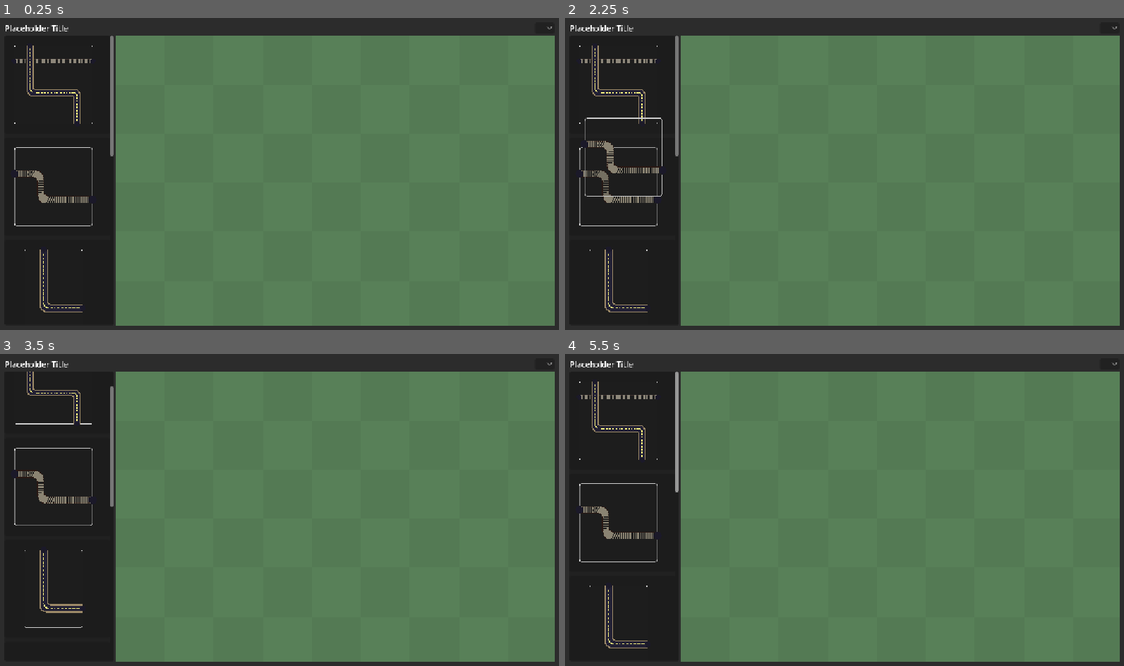
Above: before the commit, frames 1-4 (two rows, left to right).
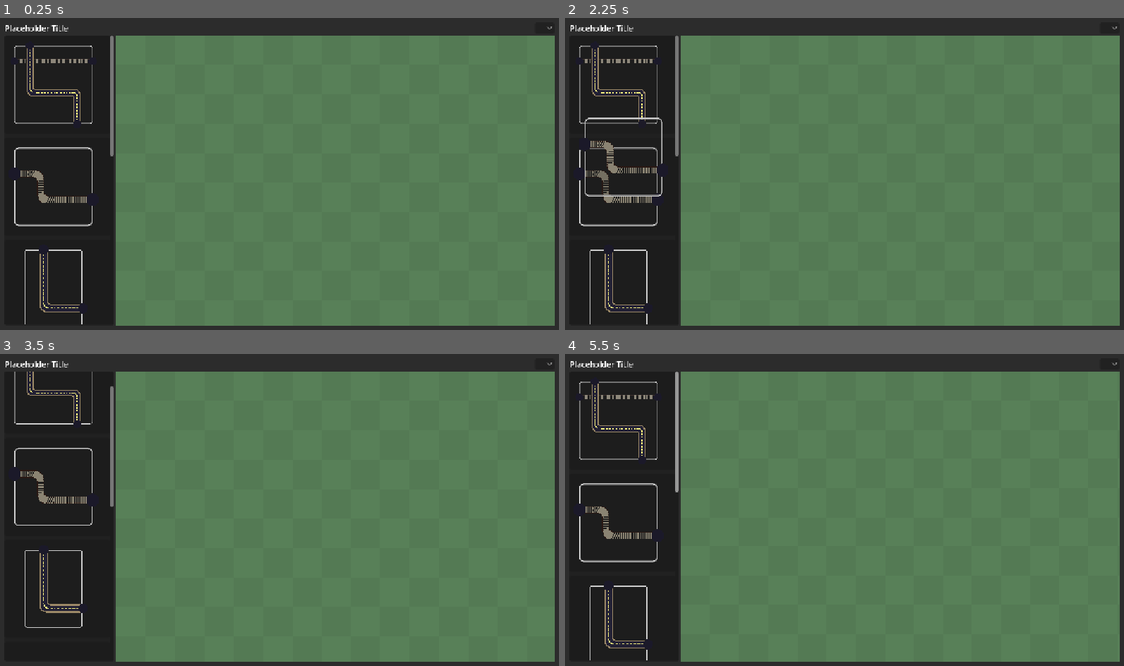
Above: after the commit, the same moments.

Repository: WishingWillow/photoshop-game
Game: Godot game, scene res://UI/ui.tscn
Same seed, same stepped clock (60 frames per second), same inputs: the game is played once before the commit and once after it.
Inputs (mouse positions are in pixels of both pictures, inside the frame that each line leads up to):
- Up to frame 1 (0.25 s): no input
- Up to frame 2 (2.25 s): tap Enter at 0.5 s; drag from (581, 46) to (581, 149) at 0.52 s; click (1107, 27) at 1.25 s; tap Space at 2 s; drag from (581, 149) to (581, 46) at 2.02 s
- Up to frame 3 (3.5 s): tap Enter at 2.75 s; move the mouse to (22, 584) at 2.77 s; hold Middle mouse button (camera_drag_mod) from 2.78 s (still down); click (22, 584) at 2.92 s; tap Mouse wheel down (zoom_out, bound only after the commit) at 3.05 s
- Up to frame 4 (5.5 s): release Middle mouse button (camera_drag_mod) at 3.5 s; tap Space at 3.5, 5 s; drag from (outside the picture) to (587, 550) at 3.52 s; tap Enter at 4.25 s; move the mouse to (1012, 556) at 4.27 s; hold Mouse wheel up (zoom_in, bound only after the commit) 4.28-5 s; click (1012, 556) at 4.42 s; tap Mouse wheel down (zoom_out, bound only after the commit) at 4.55 s; drag from (676, 463) to (760, 432) at 5.02 s

The runs differ from the first frame. In frame 1, 0.6% of the frame differs, in the area x 2-17%, y 8-99%; in frame 2, 0.7%, in the area x 2-18%, y 8-99%; in frame 3, 0.3%; in frame 4, 0.6%.

Commit message:
working playspace zoom

Diff:
--- a/Scripts/Global/consts.gd
+++ b/Scripts/Global/consts.gd
@@ -4,7 +4,7 @@
 
 ## The layer grid is different from the game canvas grid. UNIT_SCALE is how many canvas units
 ## equal to one layer unit.
-const UNIT_SCALE := 100
+const UNIT_SCALE := 60
 
 ## How wide the "wires" are in game canvas units.
 const WIRE_WIDTH := 5
--- a/Scripts/bounded_camera.gd
+++ b/Scripts/bounded_camera.gd
@@ -4,12 +4,13 @@
 var target_zoom : float = 1.0
 
 var mouse_pos : Vector2:
-	get: return get_viewport().get_mouse_position()
+	get: return Playspace.instance.get_global_mouse_position()
 var drag_pos : Vector2
 var dragging : bool = false
 var mouse_pos_before_zoom : Vector2
 const DEFAULT_ZOOM_MOD : float = 0.1
-const MAX_ZOOM : float = 10.0
+const MAX_ZOOM : float = 2.0
+const MIN_ZOOM : float = 0.6
 
 
 func lerp_zoom_in() -> void:
@@ -21,7 +22,7 @@
 
 
 func lerp_zoom(mod_diff) -> void:
-	target_zoom = clampf((1 + mod_diff) * target_zoom, 1.0, MAX_ZOOM)
+	target_zoom = clampf((1 + mod_diff) * target_zoom, MIN_ZOOM, MAX_ZOOM)
 
 
 func bounded_drag(mouse_delta : Vector2) -> void:
@@ -66,6 +67,11 @@
 	if event.is_action_released("camera_drag_mod"):
 		dragging = false
 
+	if event.is_action_pressed("zoom_in"):
+		lerp_zoom_in()
+	if event.is_action_pressed("zoom_out"):
+		lerp_zoom_out()
+
 	if dragging and event is InputEventMouseMotion:
 		bounded_drag(mouse_pos - drag_pos)
 		drag_pos = mouse_pos
--- a/project.godot
+++ b/project.godot
@@ -45,6 +45,16 @@
 "events": [Object(InputEventMouseButton,"resource_local_to_scene":false,"resource_name":"","device":-1,"window_id":0,"a …(253 unchanged characters)…
 ]
 }
+zoom_in={
+"deadzone": 0.2,
+"events": [Object(InputEventMouseButton,"resource_local_to_scene":false,"resource_name":"","device":-1,"window_id":0,"alt_pressed":false,"shift_pressed":false,"ctrl_pressed":false,"meta_pressed":false,"button_mask":8,"position":Vector2(406, 13),"global_position":Vector2(418, 73),"factor":1.0,"button_index":4,"canceled":false,"pressed":true,"double_click":false,"script":null)
+]
+}
+zoom_out={
+"deadzone": 0.2,
+"events": [Object(InputEventMouseButton,"resource_local_to_scene":false,"resource_name":"","device":-1,"window_id":0,"alt_pressed":false,"shift_pressed":false,"ctrl_pressed":false,"meta_pressed":false,"button_mask":16,"position":Vector2(439, 8),"global_position":Vector2(451, 68),"factor":1.0,"button_index":5,"canceled":false,"pressed":true,"double_click":false,"script":null)
+]
+}
 
 [physics]
 
